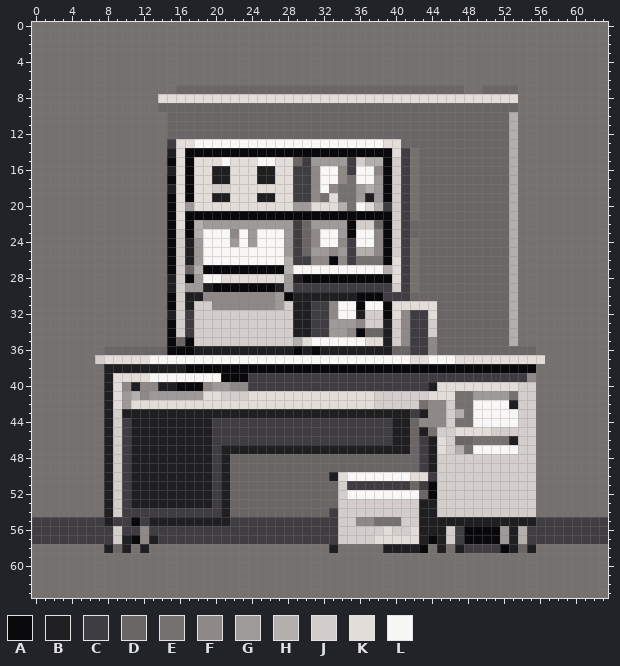
Edited in one commit: pixel-art sprite (img/jobPostingIcons/8.png). Above: the version before the commit.
The file is 64x64 pixels. Colours within 5 levels of each other are drawn and written as one.
Palette (. is transparent): A #09090c  B #1f1f21  C #3f3d41  D #6a6665  E #75716e  F #8e8887  G #9e9a99  H #b2afad  J #d3cecb  K #e3ddda  L #f9f7f6
Pixels before, first column x 0:
 0 EEEEEEEEEEEEEEEEEEEEEEEEEEEEEEEEEEEEEEEEEEEEEEEEEEEEEEEEEEEEEEEE
 1 EEEEEEEEEEEEEEEEEEEEEEEEEEEEEEEEEEEEEEEEEEEEEEEEEEEEEEEEEEEEEEEE
 2 EEEEEEEEEEEEEEEEEEEEEEEEEEEEEEEEEEEEEEEEEEEEEEEEEEEEEEEEEEEEEEEE
 3 EEEEEEEEEEEEEEEEEEEEEEEEEEEEEEEEEEEEEEEEEEEEEEEEEEEEEEEEEEEEEEEE
 4 EEEEEEEEEEEEEEEEEEEEEEEEEEEEEEEEEEEEEEEEEEEEEEEEEEEEEEEEEEEEEEEE
 5 EEEEEEEEEEEEEEEEEEEEEEEEEEEEEEEEEEEEEEEEEEEEEEEEEEEEEEEEEEEEEEEE
 6 EEEEEEEEEEEEEEEEEEEEEEEEEEEEEEEEEEEEEEEEEEEEEEEEEEEEEEEEEEEEEEEE
 7 EEEEEEEEEEEEEEEEDDDDDDDDDDDDDDDDDDDDDDDDDDDDDDDDEEDDDDEEEEEEEEEE
 8 EEEEEEEEEEEEEEKKKKKKKKKKKKKKKKKKKKKKKKKKKKKKKKKKKKKKKKEEEEEEEEEE
 9 EEEEEEEEEEEEEEDDDDDDDDDDDDDDDDDDDDDDDDDDDDDDDDDDDDDDDDEEEEEEEEEE
10 EEEEEEEEEEEEEEEDDDDDDDDDDDDDDDDDDDDDDDDDDDDDDDDDDDDDDHEEEEEEEEEE
11 EEEEEEEEEEEEEEEDDDDDDDDDDDDDDDDDDDDDDDDDDDDDDDDDDDDDDHEEEEEEEEEE
12 EEEEEEEEEEEEEEEDDDDDDDDDDDDDDDDDDDDDDDDDDDDDDDDDDDDDDHEEEEEEEEEE
13 EEEEEEEEEEEEEEECKKLLLLLLLLLLLLLLLLLLLLLKKDDDDDDDDDDDDHEEEEEEEEEE
14 EEEEEEEEEEEEEEEBKAAAAAAAAAAAAAAAAAAAAAAAKCEDDDDDDDDDDHEEEEEEEEEE
15 EEEEEEEEEEEEEEEAKAKKKLKKKLLKKDCGGGGCJHHAJCEDDDDDDDDDDHEEEEEEEEEE
16 EEEEEEEEEEEEEEEBKAKKBBKKKBBKKCCFLLFCLLFAJCEDDDDDDDDDDHEEEEEEEEEE
17 EEEEEEEEEEEEEEEAKAKKBBKKKBBKKCCFLLFELLGAJCEDDDDDDDDDDHEEEEEEEEEE
18 EEEEEEEEEEEEEEEBKAKKJJKKKKKKKCCFLFEEGHGAJCEDDDDDDDDDDHEEEEEEEEEE
19 EEEEEEEEEEEEEEEAKAKKBBKKKBBKKCCFEKEEGBGAJCEDDDDDDDDDDHEEEEEEEEEE
20 EEEEEEEEEEEEEEEAKGKKKKKKKKKKKGGKKKHELKHCJCEDDDDDDDDDDHEEEEEEEEEE
21 EEEEEEEEEEEEEEEAKAAAAAAAAAAAAAAAAAAAAAAAJCEDDDDDDDDDDHEEEEEEEEEE
22 EEEEEEEEEEEEEEEAKAHGGGGGGGGGGCDGGGGAJJDAJCDDDDDDDDDDDHEEEEEEEEEE
23 EEEEEEEEEEEEEEEAJAHLLLFLGLLLGCDFLLGALLFAJCDDDDDDDDDDDHEEEEEEEEEE
24 EEEEEEEEEEEEEEEAJBGLLLGLGLLLGCDFLLFCLLFAJCEDDDDDDDDDDHEEEEEEEEEE
25 EEEEEEEEEEEEEEEAJBGLLLLLLLLLGCDGGFGCHHFAJCEDDDDDDDDDDHEEEEEEEEEE
26 EEEEEEEEEEEEEEEAJBGLLLLLLLLLHCCFFAFCEEEAKCEDDDDDDDDDDHEEEEEEEEEE
27 EEEEEEEEEEEEEEEAJDHAAAAAAAAAHLLLLLLLLLLHKCEDDDDDDDDDDHEEEEEEEEEE
28 EEEEEEEEEEEEEEEBJAGLLKKKKKKKGBAAAAAAAAAAKCEDDDDDDDDDDHEEEEEEEEEE
29 EEEEEEEEEEEEEEEBJGGBAAAAAAABGCCCCCCCCCCCJCEDDDDDDDDDDHEEEEEEEEEE
30 EEEEEEEEEEEEEEEAJBBFFFFFFFFGABBBBBBBAAACCCDDDDDDDDDDDHEEEEEEEEEE
31 EEEEEEEEEEEEEEEAJBJJFFFFFFFGJBBCCFLLALLAKKKKKDDDDDDDDHEEEEEEEEEE
32 EEEEEEEEEEEEEEEBJCJJJJJJJJJJJBBCCFLLBJJAKFCCKDDDDDDDDHEEEEEEEEEE
33 EEEEEEEEEEEEEEEAJCJJJJJJJJJJJBBCCGGGFJJBJFCCJDDDDDDDDHEEEEEEEEEE
34 EEEEEEEEEEEEEEEAJCJJJJJJJJJJJBBCCGGFADDBJFCCJDDDDDDDDHEEEEEEEEEE
35 EEEEEEEEEEEEEEEADAJJJJJJJJJJJHKLLLLLLKKBJFCCFDDDDDDDDHEEEEEEEEEE
36 EEEEEEEEDDDDDDDAAABBBBBBBBBBBABABBBBBBBBDDCCFDDDDDDDDDDDEEEEEEEE
37 EEEEEEEJKKKKKLLLLLLLLLLLLLLLLLLLLLLLLLLLLLKKLLLKKKKKKKKKKEEEEEEE
38 EEEEEEEEBBBBBBBBBAAAAAAAAAAAAAAAAAAAAAAAAAAAAAAAAAAAAAAAEEEEEEEE
39 EEEEEEEEBKKKKLLLLLLLLAAACCCCCCCCCCCCCCCCCCCCCCCCCCCCCCCFEEEEEEEE
40 EEEEEEEEBKFBFFBBAAAFGGFFCCCCCCCCCCCCCCCCCCCCBKKKKKKKKKJJEEEEEEEE
41 EEEEEEEEBKGHFGGGGGGKKJJJKKKKKKKKKKKKKKJJJJJJKKKEEGGGGEJJEEEEEEEE
42 EEEEEEEEBKGKKKKKKKKKKKKKKKKKKKKKKKKKKKJJJJJEFFJEELLLLBJJEEEEEEEE
43 EEEEEEEEBJBBBBBBBBBBBBBBBBBBBBBBBBBBBBBBBBCBFFJHELLLLLJJEEEEEEEE
44 EEEEEEEEBJCBBBBBBBBBCCCCCCCCCCCCCCCCCCCCBBDFFFJEELLLLLJJEEEEEEEE
45 EEEEEEEEBJCBBBBBBBBBCCCCCCCCCCCCCCCCCCCCBBDBEJJKKKKJJJJJEEEEEEEE
46 EEEEEEEEBJCBBBBBBBBBCCCCCCCCCCCCCCCCCCCCBBDCBKJDDEEEEBJJEEEEEEEE
47 EEEEEEEEBJCBBBBBBBBBCBBBBBBBBBBBBBBBBBBBBBDCBKJHELLLLLJJEEEEEEEE
48 EEEEEEEEBJCBBBBBBBBBCBDDDDDDDDDDDDDDDDDDDDDCBJJJJJJJJJJJEEEEEEEE
49 EEEEEEEEBJCBBBBBBBBBCBDDDDDDDDDDDDDDDDDDDDDCBJJJJJJJJJJJEEEEEEEE
50 EEEEEEEEBJCBBBBBBBBBCBDDDDDDDDDDDBKLLLLLLLKKCJJJJJJJJJJJEEEEEEEE
51 EEEEEEEEBJCBBBBBBBBBCBDDDDDDDDDDDDJCCCCCCCDCAJJJJJJJJJJJEEEEEEEE
52 EEEEEEEEBJCBBBBBBBBBCBDDDDDDDDDDDDJLLLLLLLLDAJJJJJJJJJJJEEEEEEEE
53 EEEEEEEEBJCBBBBBBBBBCBDDDDDDDDDDDDJJJJJJJJJBBJJJJJJJJJJJEEEEEEEE
54 EEEEEEEEBJCCCCCCCCCCCBDDDDDDDDDDDCJJJJJJJJJBBJJJJJJJJJJJEEEEEEEE
55 CCCCCCCCBCCACBBBBBBBBBCCCCCCCCCCCCJJFFEEEJJBBBBBBBBBBBBBCCCCCCCC
56 CCCCCCCCCJCCFCCCCCCCCCCCCCCCCCCCCCJJJJJKJJKBBBJCAAAAGBHCCCCCCCCC
57 CCCCCCCCCJBAFBCCCCCCCCCCCCCCCCCCCCJJJJKKKKKBABJCAAAAGBHCCCCCCCCC
58 EEEEEEEEBDBEBEEEEEEEEEEEEEEEEEEEEBEEEEEBBBBAEBEBCCCCABDBEEEEEEEE
59 EEEEEEEEEEEEEEEEEEEEEEEEEEEEEEEEEEEEEEEEEEEEEEEEEEEEEEEEEEEEEEEE
60 EEEEEEEEEEEEEEEEEEEEEEEEEEEEEEEEEEEEEEEEEEEEEEEEEEEEEEEEEEEEEEEE
61 EEEEEEEEEEEEEEEEEEEEEEEEEEEEEEEEEEEEEEEEEEEEEEEEEEEEEEEEEEEEEEEE
62 EEEEEEEEEEEEEEEEEEEEEEEEEEEEEEEEEEEEEEEEEEEEEEEEEEEEEEEEEEEEEEEE
63 EEEEEEEEEEEEEEEEEEEEEEEEEEEEEEEEEEEEEEEEEEEEEEEEEEEEEEEEEEEEEEEE
Now the later version:
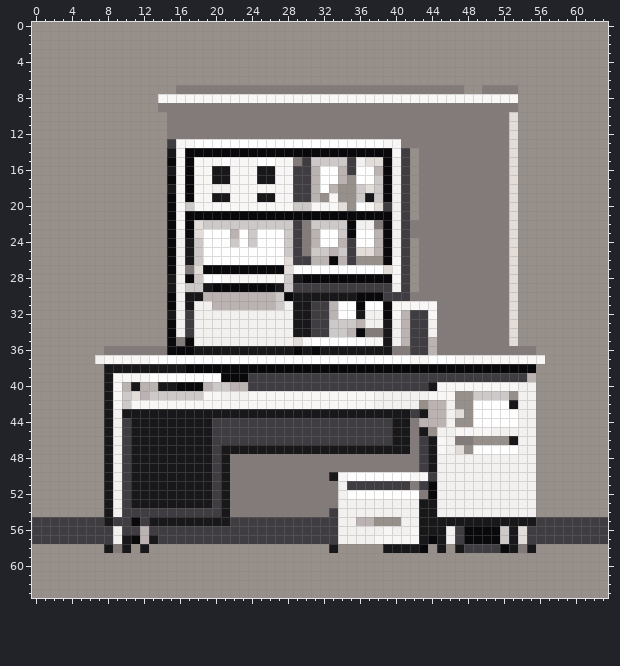
Change:
{"colour":"B","old":"#1f1f21","new":"#18181a"}
{"colour":"D","old":"#6a6665","new":"#837b7a"}
{"colour":"E","old":"#75716e","new":"#968f8a"}
{"colour":"F","old":"#8e8887","new":"#bab3b1"}
{"colour":"G","old":"#9e9a99","new":"#cdc9c8"}
{"colour":"H","old":"#b2afad","new":"#e3ddda"}
{"colour":"J","old":"#d3cecb","new":"#f3f1ef"}
{"colour":"K","old":"#e3ddda","new":"#f9f7f6"}
{"colour":"L","old":"#f9f7f6","new":"#fefefe"}
